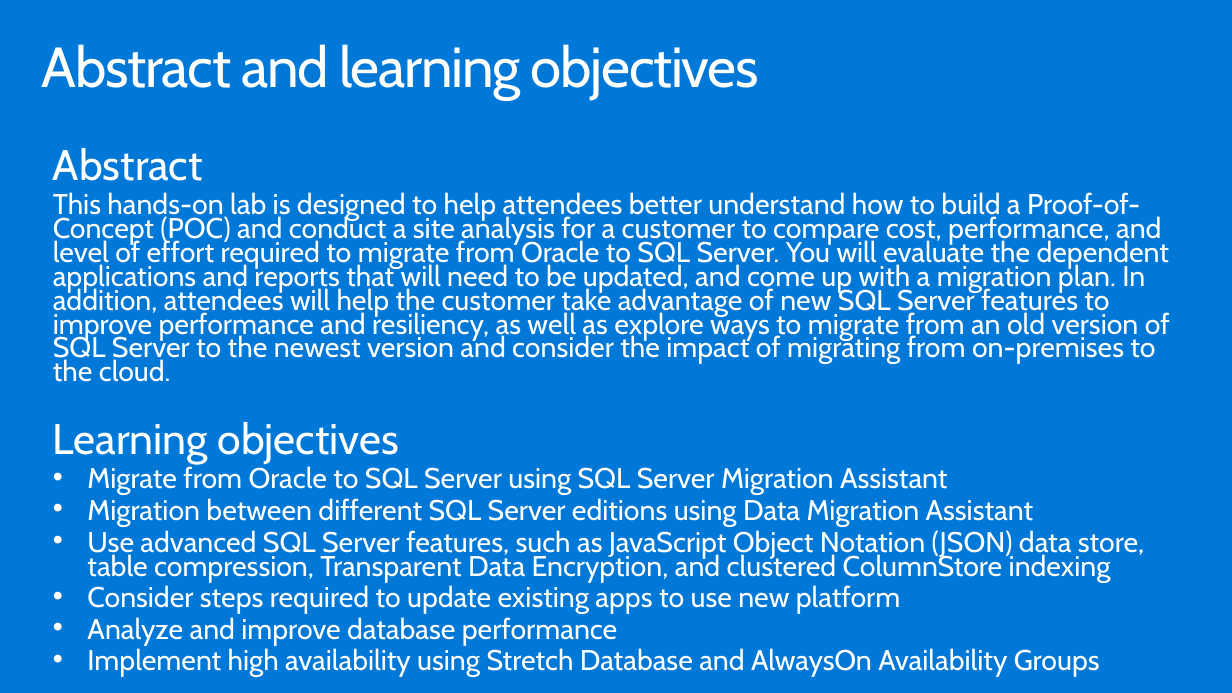
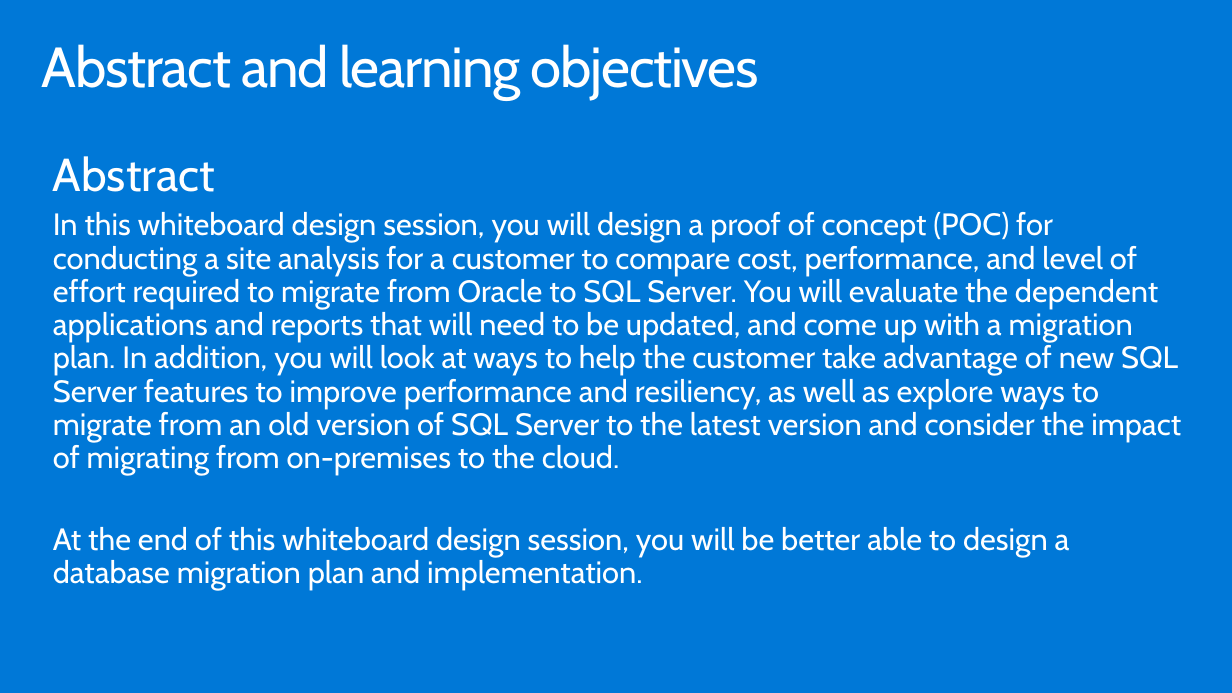
Before and after one commit to tejaswini972/MCW-Data-Platform-upgrade-and-migration, a slide deck: slide 2 of Whiteboard design session/WDS trainer presentation - Data platform upgrade and migration.pptx. Drawn at 1232x693 pixels with LibreOffice and Linux fonts; fonts in the diff are those of the drawing. Boxes give left, top, right and bottom in pixels: in the first picture for what was removed or moved away, otherwise in the second. Text is boxed around its words. In the diff, an @@ line names an element or a change of style, - is before the commit and + after.

```diff
--- a/Whiteboard design session/WDS trainer presentation - Data platform upgrade and migration.pptx
+++ b/Whiteboard design session/WDS trainer presentation - Data platform upgrade and migration.pptx
@@ text at [53,156,215,192]: size 33.3 to 36 pt in "Abstract"; line spacing 0.7 to 0.9 @@
@@ text at [53,212,1181,590]: text changed; size 22.2 to 24 pt @@
-This hands-on lab is designed to help attendees better understand how to build a Proof-of-Concept (POC) and conduct a site analysis for a customer to compare cost, performance, and level of effort required to migrate from Oracle to SQL Server. You will evaluate the dependent applications and reports that will need to be updated, and come up with a migration plan. In addition, attendees will help the customer take advantage of new SQL Server features to improve performance and resiliency, as well as explore ways to migrate from an old version of SQL Server to the newest version and consider the impact of migrating from on-premises to the cloud.
-Learning objectives
-• Migrate from Oracle to SQL Server using SQL Server Migration Assistant
-• Migration between different SQL Server editions using Data Migration Assistant
-• Use advanced SQL Server features, such as JavaScript Object Notation (JSON) data store, table compression, Transparent Data Encryption, and clustered ColumnStore indexing
-• Consider steps required to update existing apps to use new platform
-• Analyze and improve database performance
-• Implement high availability using Stretch Database and AlwaysOn Availability Groups
+In this whiteboard design session, you will design a proof of concept (POC) for conducting a site analysis for a customer to compare cost, performance, and level of effort required to migrate from Oracle to SQL Server. You will evaluate the dependent applications and reports that will need to be updated, and come up with a migration plan. In addition, you will look at ways to help the customer take advantage of new SQL Server features to improve performance and resiliency, as well as explore ways to migrate from an old version of SQL Server to the latest version and consider the impact of migrating from on-premises to the cloud.
+At the end of this whiteboard design session, you will be better able to design a database migration plan and implementation.
```
Also in this commit, not shown: 1 other slide changed, 1 other file.
